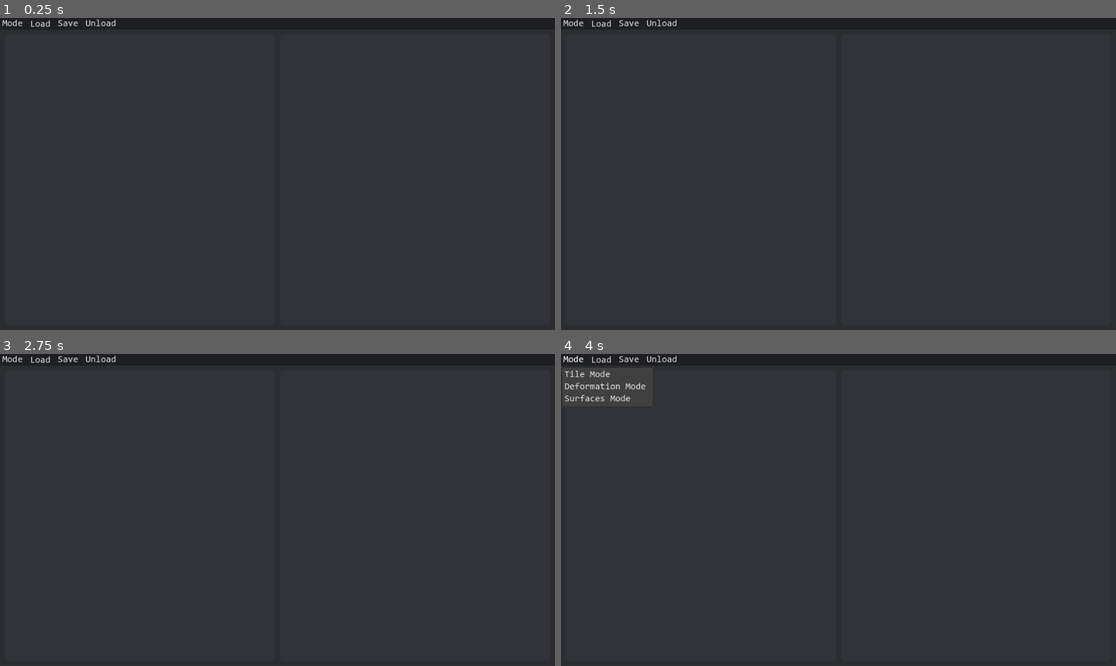
Above: before the commit, frames 1-4 (two rows, left to right).
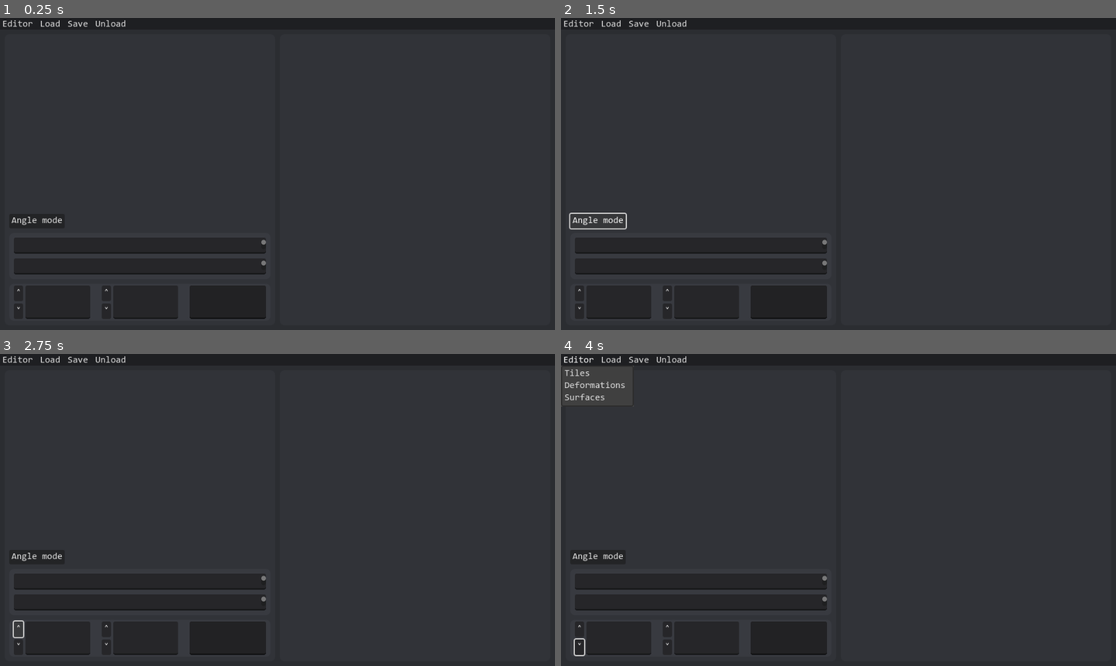
Above: after the commit, the same moments.

Repository: MichaelGallinago/OrbinautEditor
Game: Godot game, scene res://CollisionEditorMainWindow.tscn
Same seed, same stepped clock (60 frames per second), same inputs: the game is played once before the commit and once after it.
Inputs (mouse positions are in pixels of both pictures, inside the frame that each line leads up to):
- Up to frame 1 (0.25 s): no input
- Up to frame 2 (1.5 s): click "Mode" (after the commit: "Editor") at 0.5 s; click (599, 220) at 1.25 s, where only the run after the commit has a clickable "Angle mode"
- Up to frame 3 (2.75 s): click (16, 628) at 2 s, where only the run after the commit has a clickable "˄"
- Up to frame 4 (4 s): click (577, 647) at 2.75 s, where only the run after the commit has a clickable "˅"; click "Mode" (after the commit: "Editor") at 3.5 s

The runs differ from the first frame. In frame 1, 0.9% of the frame differs, in the area x 0-48%, y 0-97%; in frame 2, 1.1%; in frame 3, 1.0%; in frame 4, 1.4%.

Commit message:
Left panel update

Diff:
--- a/CollisionEditorMainWindow.tscn
+++ b/CollisionEditorMainWindow.tscn
@@ -1,9 +1,10 @@
-[gd_scene load_steps=5 format=3 uid="uid://c3atrfvfc3i23"]
+[gd_scene load_steps=6 format=3 uid="uid://c3atrfvfc3i23"]
 
 [ext_resource type="Texture2D" uid="uid://df24qdu6l60bq" path="res://Resorse/OrbinautBacrgoundLightGrey.png" id="1_t4yp3"]
 [ext_resource type="Texture2D" uid="uid://cld7tw27w6fwp" path="res://Resorse/MenuBackground.png" id="2_qovnw"]
-[ext_resource type="StyleBox" path="res://style_menu.tres" id="3_0rk4l"]
-[ext_resource type="StyleBox" path="res://style_main_panel.tres" id="4_j3op3"]
+[ext_resource type="StyleBox" uid="uid://bvg1a38t63v3b" path="res://style_menu.tres" id="3_0rk4l"]
+[ext_resource type="StyleBox" uid="uid://dxmy16783wqas" path="res://style_main_panel.tres" id="4_j3op3"]
+[ext_resource type="StyleBox" uid="uid://h70c1mhf6qsc" path="res://style_main_panel_light.tres" id="5_6vhna"]
 
 [node name="Control" type="Control"]
 layout_mode = 3
@@ -56,13 +57,19 @@
 
 [node name="MenuButton4" type="MenuButton" parent="VBoxContainer2/HBoxContainer/TextureRect2/HBoxContainer"]
 layout_mode = 2
-text = "Mode"
+theme_override_styles/normal = ExtResource("3_0rk4l")
+theme_override_styles/pressed = ExtResource("3_0rk4l")
+theme_override_styles/hover = ExtResource("3_0rk4l")
+theme_override_styles/disabled = ExtResource("3_0rk4l")
+theme_override_styles/focus = ExtResource("3_0rk4l")
+text = "Editor
+"
 item_count = 3
-popup/item_0/text = "Tile Mode"
+popup/item_0/text = "Tiles"
 popup/item_0/id = 0
-popup/item_1/text = "Deformation Mode"
+popup/item_1/text = "Deformations"
 popup/item_1/id = 1
-popup/item_2/text = "Surfaces Mode"
+popup/item_2/text = "Surfaces"
 popup/item_2/id = 2
 
 [node name="MenuButton" type="MenuButton" parent="VBoxContainer2/HBoxContainer/TextureRect2/HBoxContainer"]
@@ -83,6 +90,11 @@
 [node name="MenuButton2" type="MenuButton" parent="VBoxContainer2/HBoxContainer/TextureRect2/HBoxContainer"]
 layout_mode = 2
 size_flags_horizontal = 0
+theme_override_styles/normal = ExtResource("3_0rk4l")
+theme_override_styles/pressed = ExtResource("3_0rk4l")
+theme_override_styles/hover = ExtResource("3_0rk4l")
+theme_override_styles/disabled = ExtResource("3_0rk4l")
+theme_override_styles/focus = ExtResource("3_0rk4l")
 text = "Save"
 item_count = 5
 popup/item_0/text = "AngleMap"
@@ -98,6 +110,11 @@
 
 [node name="MenuButton3" type="MenuButton" parent="VBoxContainer2/HBoxContainer/TextureRect2/HBoxContainer"]
 layout_mode = 2
+theme_override_styles/normal = ExtResource("3_0rk4l")
+theme_override_styles/pressed = ExtResource("3_0rk4l")
+theme_override_styles/hover = ExtResource("3_0rk4l")
+theme_override_styles/disabled = ExtResource("3_0rk4l")
+theme_override_styles/focus = ExtResource("3_0rk4l")
 text = "Unload"
 item_count = 3
 popup/item_0/text = "TileMap"
@@ -115,6 +132,7 @@
 [node name="VBoxContainer" type="VBoxContainer" parent="VBoxContainer2/HBoxContainer2"]
 layout_mode = 2
 size_flags_horizontal = 3
+theme_override_constants/separation = 0
 alignment = 1
 
 [node name="MarginContainer" type="MarginContainer" parent="VBoxContainer2/HBoxContainer2/VBoxContainer"]
@@ -129,6 +147,171 @@
 layout_mode = 2
 theme_override_styles/panel = ExtResource("4_j3op3")
 
+[node name="VBoxContainer" type="VBoxContainer" parent="VBoxContainer2/HBoxContainer2/VBoxContainer/MarginContainer/Panel"]
+layout_mode = 1
+anchors_preset = 15
+anchor_right = 1.0
+anchor_bottom = 1.0
+grow_horizontal = 2
+grow_vertical = 2
+theme_override_constants/separation = 0
+
+[node name="HBoxContainer" type="HBoxContainer" parent="VBoxContainer2/HBoxContainer2/VBoxContainer/MarginContainer/Panel/VBoxContainer"]
+layout_mode = 2
+size_flags_vertical = 3
+
+[node name="HBoxContainer2" type="HBoxContainer" parent="VBoxContainer2/HBoxContainer2/VBoxContainer/MarginContainer/Panel/VBoxContainer"]
+layout_mode = 2
+size_flags_vertical = 3
+
+[node name="Panel" type="Panel" parent="VBoxContainer2/HBoxContainer2/VBoxContainer/MarginContainer/Panel/VBoxContainer/HBoxContainer2"]
+layout_mode = 2
+size_flags_horizontal = 6
+theme_override_styles/panel = ExtResource("5_6vhna")
+
+[node name="MarginContainer3" type="MarginContainer" parent="VBoxContainer2/HBoxContainer2/VBoxContainer/MarginContainer/Panel/VBoxContainer"]
+layout_mode = 2
+size_flags_horizontal = 0
+size_flags_vertical = 8
+theme_override_constants/margin_left = 8
+
+[node name="Button" type="Button" parent="VBoxContainer2/HBoxContainer2/VBoxContainer/MarginContainer/Panel/VBoxContainer/MarginContainer3"]
+custom_minimum_size = Vector2(96, 25)
+layout_mode = 2
+text = "Angle mode
+"
+
+[node name="MarginContainer" type="MarginContainer" parent="VBoxContainer2/HBoxContainer2/VBoxContainer/MarginContainer/Panel/VBoxContainer"]
+layout_mode = 2
+size_flags_horizontal = 3
+theme_override_constants/margin_left = 8
+theme_override_constants/margin_top = 8
+theme_override_constants/margin_right = 8
+theme_override_constants/margin_bottom = 4
+
+[node name="Panel" type="Panel" parent="VBoxContainer2/HBoxContainer2/VBoxContainer/MarginContainer/Panel/VBoxContainer/MarginContainer"]
+custom_minimum_size = Vector2(0, 80)
+layout_mode = 2
+size_flags_horizontal = 3
+theme_override_styles/panel = ExtResource("5_6vhna")
+
+[node name="MarginContainer" type="MarginContainer" parent="VBoxContainer2/HBoxContainer2/VBoxContainer/MarginContainer/Panel/VBoxContainer/MarginContainer/Panel"]
+layout_mode = 1
+anchors_preset = 15
+anchor_right = 1.0
+anchor_bottom = 1.0
+grow_horizontal = 2
+grow_vertical = 2
+theme_override_constants/margin_left = 8
+theme_override_constants/margin_top = 8
+theme_override_constants/margin_right = 8
+theme_override_constants/margin_bottom = 8
+
+[node name="VBoxContainer" type="VBoxContainer" parent="VBoxContainer2/HBoxContainer2/VBoxContainer/MarginContainer/Panel/VBoxContainer/MarginContainer/Panel/MarginContainer"]
+layout_mode = 2
+theme_override_constants/separation = 8
+
+[node name="TextEdit" type="TextEdit" parent="VBoxContainer2/HBoxContainer2/VBoxContainer/MarginContainer/Panel/VBoxContainer/MarginContainer/Panel/MarginContainer/VBoxContainer"]
+layout_mode = 2
+size_flags_vertical = 3
+
+[node name="TextEdit2" type="TextEdit" parent="VBoxContainer2/HBoxContainer2/VBoxContainer/MarginContainer/Panel/VBoxContainer/MarginContainer/Panel/MarginContainer/VBoxContainer"]
+layout_mode = 2
+size_flags_vertical = 3
+
+[node name="MarginContainer2" type="MarginContainer" parent="VBoxContainer2/HBoxContainer2/VBoxContainer/MarginContainer/Panel/VBoxContainer"]
+layout_mode = 2
+size_flags_horizontal = 3
+theme_override_constants/margin_left = 8
+theme_override_constants/margin_top = 4
+theme_override_constants/margin_right = 8
+theme_override_constants/margin_bottom = 8
+
+[node name="Panel" type="Panel" parent="VBoxContainer2/HBoxContainer2/VBoxContainer/MarginContainer/Panel/VBoxContainer/MarginContainer2"]
+custom_minimum_size = Vector2(0, 64)
+layout_mode = 2
+size_flags_horizontal = 3
+size_flags_vertical = 4
+theme_override_styles/panel = ExtResource("5_6vhna")
+
+[node name="HBoxContainer5" type="HBoxContainer" parent="VBoxContainer2/HBoxContainer2/VBoxContainer/MarginContainer/Panel/VBoxContainer/MarginContainer2/Panel"]
+layout_mode = 1
+anchors_preset = 15
+anchor_right = 1.0
+anchor_bottom = 1.0
+grow_horizontal = 2
+grow_vertical = 2
+size_flags_vertical = 3
+
+[node name="MarginContainer" type="MarginContainer" parent="VBoxContainer2/HBoxContainer2/VBoxContainer/MarginContainer/Panel/VBoxContainer/MarginContainer2/Panel/HBoxContainer5"]
+layout_mode = 2
+size_flags_horizontal = 3
+theme_override_constants/margin_left = 8
+theme_override_constants/margin_top = 8
+theme_override_constants/margin_right = 8
+theme_override_constants/margin_bottom = 8
+
+[node name="HBoxContainer" type="HBoxContainer" parent="VBoxContainer2/HBoxContainer2/VBoxContainer/MarginContainer/Panel/VBoxContainer/MarginContainer2/Panel/HBoxContainer5/MarginContainer"]
+layout_mode = 2
+
+[node name="VBoxContainer" type="VBoxContainer" parent="VBoxContainer2/HBoxContainer2/VBoxContainer/MarginContainer/Panel/VBoxContainer/MarginContainer2/Panel/HBoxContainer5/MarginContainer/HBoxContainer"]
+layout_mode = 2
+
+[node name="Button" type="Button" parent="VBoxContainer2/HBoxContainer2/VBoxContainer/MarginContainer/Panel/VBoxContainer/MarginContainer2/Panel/HBoxContainer5/MarginContainer/HBoxContainer/VBoxContainer"]
+layout_mode = 2
+size_flags_vertical = 6
+text = "˄"
+
+[node name="Button2" type="Button" parent="VBoxContainer2/HBoxContainer2/VBoxContainer/MarginContainer/Panel/VBoxContainer/MarginContainer2/Panel/HBoxContainer5/MarginContainer/HBoxContainer/VBoxContainer"]
+layout_mode = 2
+size_flags_vertical = 6
+text = "˅"
+
+[node name="TextEdit" type="TextEdit" parent="VBoxContainer2/HBoxContainer2/VBoxContainer/MarginContainer/Panel/VBoxContainer/MarginContainer2/Panel/HBoxContainer5/MarginContainer/HBoxContainer"]
+layout_mode = 2
+size_flags_horizontal = 3
+
+[node name="MarginContainer2" type="MarginContainer" parent="VBoxContainer2/HBoxContainer2/VBoxContainer/MarginContainer/Panel/VBoxContainer/MarginContainer2/Panel/HBoxContainer5"]
+layout_mode = 2
+size_flags_horizontal = 3
+theme_override_constants/margin_left = 8
+theme_override_constants/margin_top = 8
+theme_override_constants/margin_right = 8
+theme_override_constants/margin_bottom = 8
+
+[node name="HBoxContainer" type="HBoxContainer" parent="VBoxContainer2/HBoxContainer2/VBoxContainer/MarginContainer/Panel/VBoxContainer/MarginContainer2/Panel/HBoxContainer5/MarginContainer2"]
+layout_mode = 2
+
+[node name="VBoxContainer" type="VBoxContainer" parent="VBoxContainer2/HBoxContainer2/VBoxContainer/MarginContainer/Panel/VBoxContainer/MarginContainer2/Panel/HBoxContainer5/MarginContainer2/HBoxContainer"]
+layout_mode = 2
+
+[node name="Button" type="Button" parent="VBoxContainer2/HBoxContainer2/VBoxContainer/MarginContainer/Panel/VBoxContainer/MarginContainer2/Panel/HBoxContainer5/MarginContainer2/HBoxContainer/VBoxContainer"]
+layout_mode = 2
+size_flags_vertical = 3
+text = "˄"
+
+[node name="Button2" type="Button" parent="VBoxContainer2/HBoxContainer2/VBoxContainer/MarginContainer/Panel/VBoxContainer/MarginContainer2/Panel/HBoxContainer5/MarginContainer2/HBoxContainer/VBoxContainer"]
+layout_mode = 2
+size_flags_vertical = 3
+text = "˅"
+
+[node name="TextEdit" type="TextEdit" parent="VBoxContainer2/HBoxContainer2/VBoxContainer/MarginContainer/Panel/VBoxContainer/MarginContainer2/Panel/HBoxContainer5/MarginContainer2/HBoxContainer"]
+layout_mode = 2
+size_flags_horizontal = 3
+
+[node name="MarginContainer3" type="MarginContainer" parent="VBoxContainer2/HBoxContainer2/VBoxContainer/MarginContainer/Panel/VBoxContainer/MarginContainer2/Panel/HBoxContainer5"]
+layout_mode = 2
+size_flags_horizontal = 3
+theme_override_constants/margin_left = 8
+theme_override_constants/margin_top = 8
+theme_override_constants/margin_right = 8
+theme_override_constants/margin_bottom = 8
+
+[node name="TextEdit" type="TextEdit" parent="VBoxContainer2/HBoxContainer2/VBoxContainer/MarginContainer/Panel/VBoxContainer/MarginContainer2/Panel/HBoxContainer5/MarginContainer3"]
+layout_mode = 2
+size_flags_horizontal = 3
+editable = false
+
 [node name="VBoxContainer2" type="VBoxContainer" parent="VBoxContainer2/HBoxContainer2"]
 layout_mode = 2
 size_flags_horizontal = 3
@@ -144,3 +327,11 @@
 [node name="Panel" type="Panel" parent="VBoxContainer2/HBoxContainer2/VBoxContainer2/MarginContainer"]
 layout_mode = 2
 theme_override_styles/panel = ExtResource("4_j3op3")
+
+[node name="VBoxContainer" type="VBoxContainer" parent="VBoxContainer2/HBoxContainer2/VBoxContainer2/MarginContainer/Panel"]
+layout_mode = 1
+anchors_preset = 15
+anchor_right = 1.0
+anchor_bottom = 1.0
+grow_horizontal = 2
+grow_vertical = 2
--- /dev/null
+++ b/style_main_panel_dark.tres
@@ -0,0 +1,9 @@
+[gd_resource type="StyleBoxFlat" format=3 uid="uid://h70c1mhf6qsc"]
+
+[resource]
+content_margin_right = 16.0
+bg_color = Color(0.168627, 0.176471, 0.192157, 1)
+corner_radius_top_left = 8
+corner_radius_top_right = 8
+corner_radius_bottom_right = 8
+corner_radius_bottom_left = 8
--- /dev/null
+++ b/style_main_panel_light.tres
@@ -0,0 +1,9 @@
+[gd_resource type="StyleBoxFlat" format=3 uid="uid://h70c1mhf6qsc"]
+
+[resource]
+content_margin_right = 16.0
+bg_color = Color(0.219608, 0.227451, 0.25098, 1)
+corner_radius_top_left = 8
+corner_radius_top_right = 8
+corner_radius_bottom_right = 8
+corner_radius_bottom_left = 8
